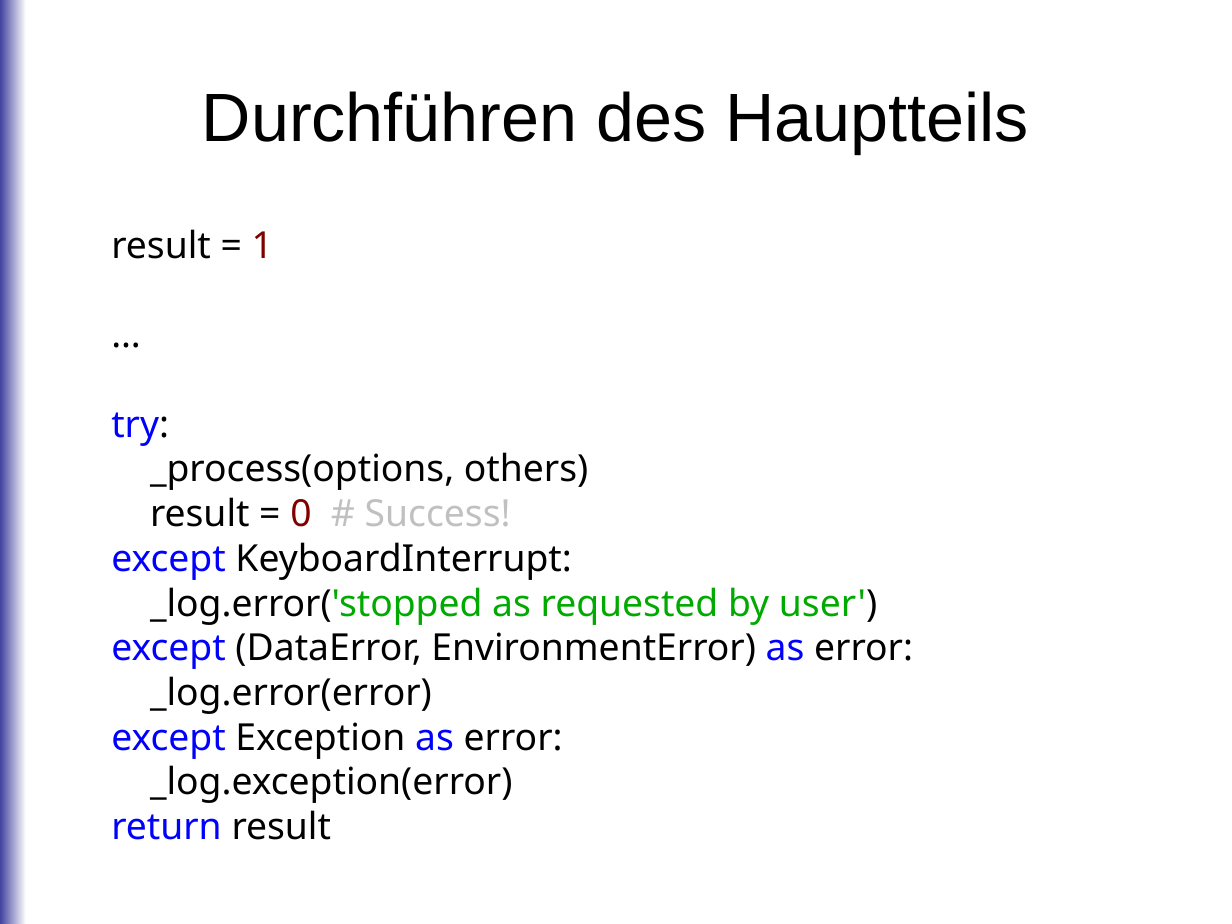
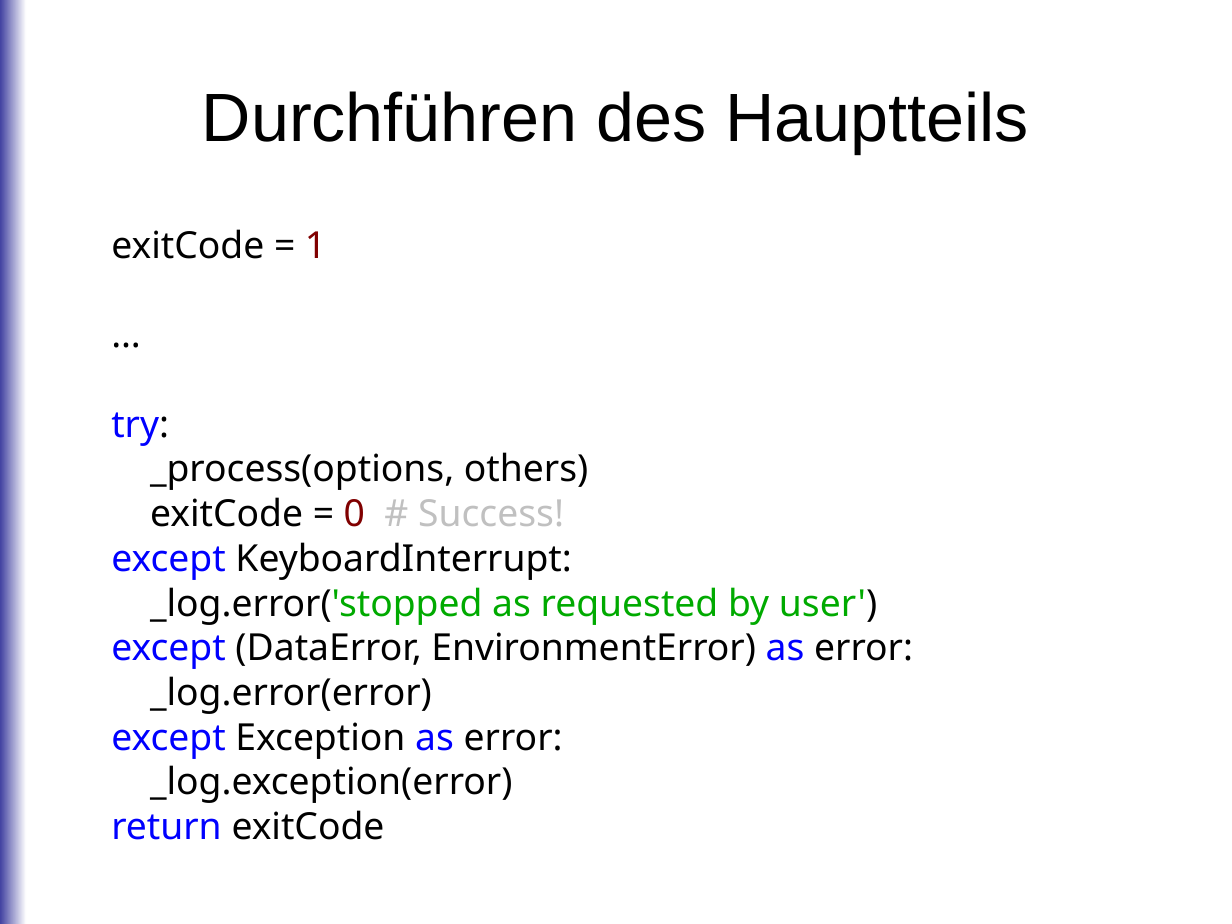
Before and after one commit to roskakori/talks, a slide deck: slide 54 of pygraz/errorhandling/Loesunsorientierte Fehlerbehandlung in Python.odp (slide 52 before the commit). Drawn at 1232x924 pixels with LibreOffice and Linux fonts; fonts in the diff are those of the drawing. Boxes give left, top, right and bottom in pixels: in the first picture for what was removed or moved away, otherwise in the second. Text is boxed around its words. In the diff, an @@ line names an element or a change of style, - is before the commit and + after.

Commit message:
* Fixed initialization of example context manager. * Fixed various typos and minor mistakes. * Added more tests in examples. * Improved naming in application template: result is now exitCode

```diff
--- a/pygraz/errorhandling/Loesunsorientierte Fehlerbehandlung in Python.odp
+++ b/pygraz/errorhandling/Loesunsorientierte Fehlerbehandlung in Python.odp
@@ text at [111,229,326,259]: text changed @@
-result = 1
+exitCode = 1
@@ text at [150,497,564,527]: text changed; text colour #C0C0C0 to #000000 @@
-result = 0 # Success!
+exitCode = 0 # Success!
@@ text at [111,810,385,840]: text changed; text colour #0000FF to #000000 @@
-return result
+return exitCode
```
Also in this commit, not shown: 13 other slides changed, 2 slides added, 3 other files.
